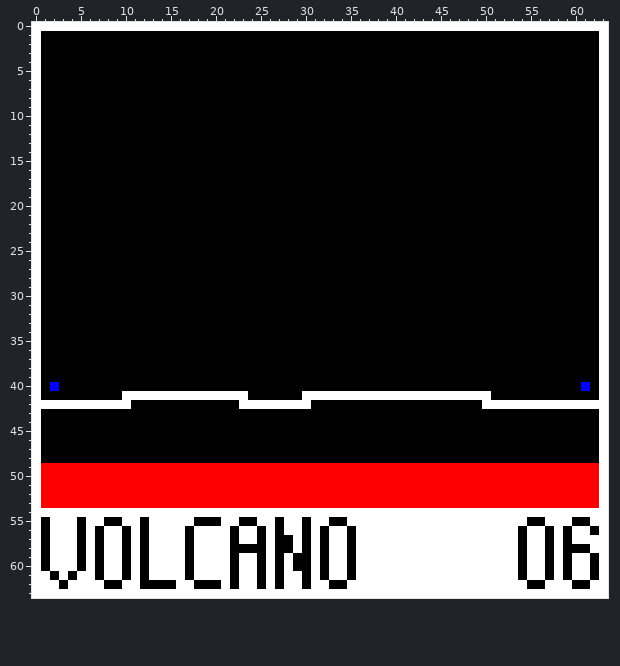
Pixel-art sprite -- et-game/src/main/resources/level/easy/volcano.png. The first picture shows the starting point.
The file is 64x64 pixels.
The same view after the edit:
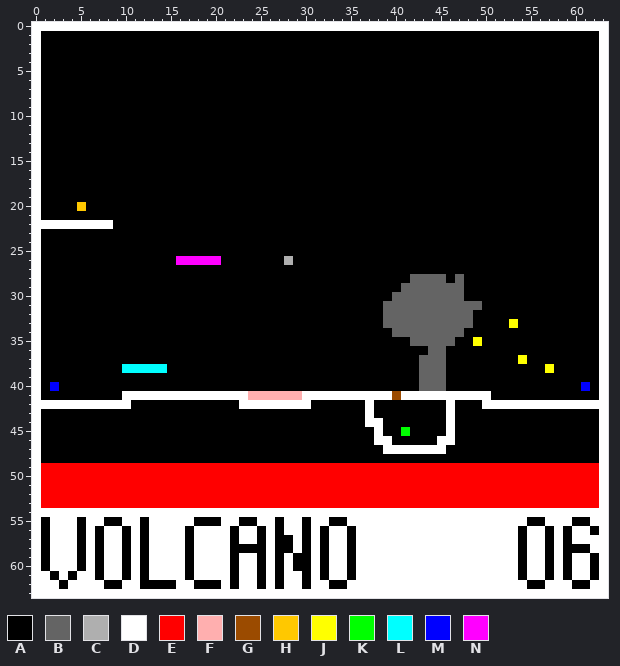
Palette (. is transparent): A #000000  B #646464  C #afafaf  D #ffffff  E #ff0000  F #ffafaf  G #9b4b00  H #ffc800  J #ffff00  K #00ff00  L #00ffff  M #0000ff  N #ff00ff
Change:
@@ x 0..10 @@
 19 DAAAAAAAAAA
-20 DAAAAAAAAAA
+20 DAAAAHAAAAA
 21 DAAAAAAAAAA
-22 DAAAAAAAAAA
+22 DDDDDDDDDAA
 23 DAAAAAAAAAA
@@ x 0..63 @@
 25 DAAAAAAAAAAAAAAAAAAAAAAAAAAAAAAAAAAAAAAAAAAAAAAAAAAAAAAAAAAAAAAD
-26 DAAAAAAAAAAAAAAAAAAAAAAAAAAAAAAAAAAAAAAAAAAAAAAAAAAAAAAAAAAAAAAD
+26 DAAAAAAAAAAAAAAANNNNNAAAAAAACAAAAAAAAAAAAAAAAAAAAAAAAAAAAAAAAAAD
 27 DAAAAAAAAAAAAAAAAAAAAAAAAAAAAAAAAAAAAAAAAAAAAAAAAAAAAAAAAAAAAAAD
-28 DAAAAAAAAAAAAAAAAAAAAAAAAAAAAAAAAAAAAAAAAAAAAAAAAAAAAAAAAAAAAAAD
-29 DAAAAAAAAAAAAAAAAAAAAAAAAAAAAAAAAAAAAAAAAAAAAAAAAAAAAAAAAAAAAAAD
-30 DAAAAAAAAAAAAAAAAAAAAAAAAAAAAAAAAAAAAAAAAAAAAAAAAAAAAAAAAAAAAAAD
-31 DAAAAAAAAAAAAAAAAAAAAAAAAAAAAAAAAAAAAAAAAAAAAAAAAAAAAAAAAAAAAAAD
-32 DAAAAAAAAAAAAAAAAAAAAAAAAAAAAAAAAAAAAAAAAAAAAAAAAAAAAAAAAAAAAAAD
-33 DAAAAAAAAAAAAAAAAAAAAAAAAAAAAAAAAAAAAAAAAAAAAAAAAAAAAAAAAAAAAAAD
-34 DAAAAAAAAAAAAAAAAAAAAAAAAAAAAAAAAAAAAAAAAAAAAAAAAAAAAAAAAAAAAAAD
-35 DAAAAAAAAAAAAAAAAAAAAAAAAAAAAAAAAAAAAAAAAAAAAAAAAAAAAAAAAAAAAAAD
-36 DAAAAAAAAAAAAAAAAAAAAAAAAAAAAAAAAAAAAAAAAAAAAAAAAAAAAAAAAAAAAAAD
-37 DAAAAAAAAAAAAAAAAAAAAAAAAAAAAAAAAAAAAAAAAAAAAAAAAAAAAAAAAAAAAAAD
-38 DAAAAAAAAAAAAAAAAAAAAAAAAAAAAAAAAAAAAAAAAAAAAAAAAAAAAAAAAAAAAAAD
-39 DAAAAAAAAAAAAAAAAAAAAAAAAAAAAAAAAAAAAAAAAAAAAAAAAAAAAAAAAAAAAAAD
-40 DAMAAAAAAAAAAAAAAAAAAAAAAAAAAAAAAAAAAAAAAAAAAAAAAAAAAAAAAAAAAMAD
-41 DAAAAAAAAADDDDDDDDDDDDDDAAAAAADDDDDDDDDDDDDDDDDDDDDAAAAAAAAAAAAD
-42 DDDDDDDDDDDAAAAAAAAAAAADDDDDDDDAAAAAAAAAAAAAAAAAAADDDDDDDDDDDDDD
-43 DAAAAAAAAAAAAAAAAAAAAAAAAAAAAAAAAAAAAAAAAAAAAAAAAAAAAAAAAAAAAAAD
-44 DAAAAAAAAAAAAAAAAAAAAAAAAAAAAAAAAAAAAAAAAAAAAAAAAAAAAAAAAAAAAAAD
-45 DAAAAAAAAAAAAAAAAAAAAAAAAAAAAAAAAAAAAAAAAAAAAAAAAAAAAAAAAAAAAAAD
-46 DAAAAAAAAAAAAAAAAAAAAAAAAAAAAAAAAAAAAAAAAAAAAAAAAAAAAAAAAAAAAAAD
-47 DAAAAAAAAAAAAAAAAAAAAAAAAAAAAAAAAAAAAAAAAAAAAAAAAAAAAAAAAAAAAAAD
+28 DAAAAAAAAAAAAAAAAAAAAAAAAAAAAAAAAAAAAAAAAABBBBABAAAAAAAAAAAAAAAD
+29 DAAAAAAAAAAAAAAAAAAAAAAAAAAAAAAAAAAAAAAAABBBBBBBAAAAAAAAAAAAAAAD
+30 DAAAAAAAAAAAAAAAAAAAAAAAAAAAAAAAAAAAAAAABBBBBBBBAAAAAAAAAAAAAAAD
+31 DAAAAAAAAAAAAAAAAAAAAAAAAAAAAAAAAAAAAAABBBBBBBBBBBAAAAAAAAAAAAAD
+32 DAAAAAAAAAAAAAAAAAAAAAAAAAAAAAAAAAAAAAABBBBBBBBBBAAAAAAAAAAAAAAD
+33 DAAAAAAAAAAAAAAAAAAAAAAAAAAAAAAAAAAAAAABBBBBBBBBBAAAAJAAAAAAAAAD
+34 DAAAAAAAAAAAAAAAAAAAAAAAAAAAAAAAAAAAAAAABBBBBBBBAAAAAAAAAAAAAAAD
+35 DAAAAAAAAAAAAAAAAAAAAAAAAAAAAAAAAAAAAAAAAABBBBBAAJAAAAAAAAAAAAAD
+36 DAAAAAAAAAAAAAAAAAAAAAAAAAAAAAAAAAAAAAAAAAAABBAAAAAAAAAAAAAAAAAD
+37 DAAAAAAAAAAAAAAAAAAAAAAAAAAAAAAAAAAAAAAAAAABBBAAAAAAAAJAAAAAAAAD
+38 DAAAAAAAAALLLLLAAAAAAAAAAAAAAAAAAAAAAAAAAAABBBAAAAAAAAAAAJAAAAAD
+39 DAAAAAAAAAAAAAAAAAAAAAAAAAAAAAAAAAAAAAAAAAABBBAAAAAAAAAAAAAAAAAD
+40 DAMAAAAAAAAAAAAAAAAAAAAAAAAAAAAAAAAAAAAAAAABBBAAAAAAAAAAAAAAAMAD
+41 DAAAAAAAAADDDDDDDDDDDDDDFFFFFFDDDDDDDDDDGDDDDDDDDDDAAAAAAAAAAAAD
+42 DDDDDDDDDDDAAAAAAAAAAAADDDDDDDDAAAAAADAAAAAAAADAAADDDDDDDDDDDDDD
+43 DAAAAAAAAAAAAAAAAAAAAAAAAAAAAAAAAAAAADAAAAAAAADAAAAAAAAAAAAAAAAD
+44 DAAAAAAAAAAAAAAAAAAAAAAAAAAAAAAAAAAAADDAAAAAAADAAAAAAAAAAAAAAAAD
+45 DAAAAAAAAAAAAAAAAAAAAAAAAAAAAAAAAAAAAADAAKAAAADAAAAAAAAAAAAAAAAD
+46 DAAAAAAAAAAAAAAAAAAAAAAAAAAAAAAAAAAAAADDAAAAADDAAAAAAAAAAAAAAAAD
+47 DAAAAAAAAAAAAAAAAAAAAAAAAAAAAAAAAAAAAAADDDDDDDAAAAAAAAAAAAAAAAAD
 48 DAAAAAAAAAAAAAAAAAAAAAAAAAAAAAAAAAAAAAAAAAAAAAAAAAAAAAAAAAAAAAAD
Pixel boxes of the changes (left, top, right, bottom) in both pictures:
changed: (41, 202, 113, 229)
changed: (176, 256, 221, 265)
changed: (284, 256, 293, 265)
changed: (365, 274, 554, 454)
changed: (122, 364, 167, 373)
changed: (248, 391, 302, 400)
